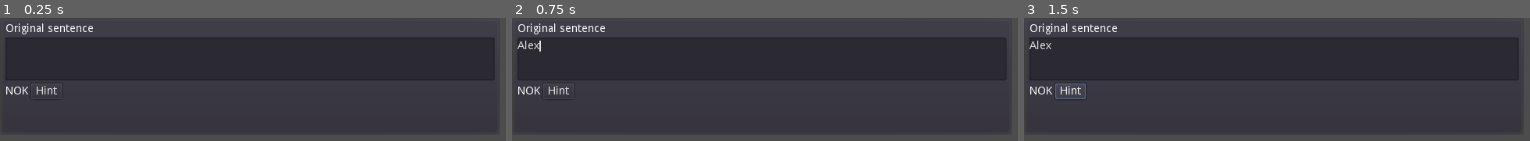
Above: before the commit, frames 1-3 (left to right).
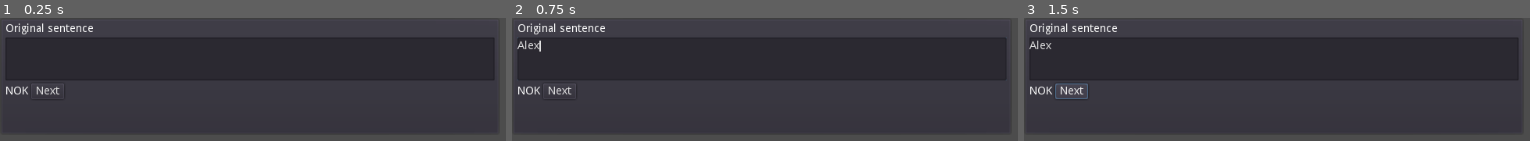
Above: after the commit, the same moments.

Repository: carllacan/langback
Game: Godot game, scene res://scenes/SentenceBox.tscn
Same seed, same stepped clock (60 frames per second), same inputs: the game is played once before the commit and once after it. This scene is started directly instead of the project's main scene.
Inputs (mouse positions are in pixels of both pictures, inside the frame that each line leads up to):
- Up to frame 1 (0.25 s): no input
- Up to frame 2 (0.75 s): click (759, 58) at 0.52 s; type "Alex" at 0.6 s
- Up to frame 3 (1.5 s): click "Hint" (after the commit: "Next") at 1.25 s

The runs differ from the first frame. In frame 1, 0.1% of the frame differs, in the area x 7-12%, y 55-63%; in frame 2, 0.1%; in frame 3, 0.2%, in the area x 7-13%, y 52-66%.
Error in both runs: Invalid get index '0' (on base: 'String'). (res://scripts/SentenceBox.gd:57)

Commit message:
Added next character shortcut

Diff:
--- a/project.godot
+++ b/project.godot
@@ -19,6 +19,14 @@
 run/main_scene="res://scenes/TextEntry.tscn"
 config/icon="res://icon.png"
 
+[input]
+
+next={
+"deadzone": 0.5,
+"events": [ Object(InputEventKey,"resource_local_to_scene":false,"resource_name":"","device":0,"alt":false,"shift":false,"control":true,"meta":false,"command":true,"pressed":false,"scancode":32,"unicode":0,"echo":false,"script":null)
+ ]
+}
+
 [rendering]
 
 environment/default_environment="res://default_env.tres"
--- a/scenes/SentenceBox.tscn
+++ b/scenes/SentenceBox.tscn
@@ -46,10 +46,10 @@
 
 [node name="HintButton" type="Button" parent="VBoxContainer/HBoxContainer"]
 margin_left = 33.0
-margin_right = 72.0
+margin_right = 75.0
 margin_bottom = 20.0
 size_flags_horizontal = 0
-text = "Hint"
+text = "Next"
 [connection signal="text_changed" from="VBoxContainer/UserTranslation" to="." method="_on_text_changed"]
+[connection signal="pressed" from="VBoxContainer/HBoxContainer/HintButton" to="." method="_on_HintButton_pressed"]
 [connection signal="pressed" from="VBoxContainer/HBoxContainer/HintButton" to="." method="_on_Button_pressed"]
-[connection signal="pressed" from="VBoxContainer/HBoxContainer/HintButton" to="." method="_on_HintButton_pressed"]
--- a/scripts/SentenceBox.gd
+++ b/scripts/SentenceBox.gd
@@ -59,7 +59,15 @@
 	return correct
 
 func _on_HintButton_pressed():
+	show_hint()
+
+func show_hint():
 	translation_box.text = original.substr(0, get_correct_characters()+1)
 	_on_text_changed() # manually changing the text does not trigger the signal, I have to call this manually
 	translation_box.grab_focus()
 	translation_box.cursor_set_column(len(translation_box.text), true)
+
+func _input(event):
+	if event.is_action_pressed("next"):
+		if translation_box.has_focus():
+			show_hint()
--- a/scripts/SentenceList.gd
+++ b/scripts/SentenceList.gd
@@ -24,5 +24,4 @@
 		last_sb = new_sb
 
 func _on_sentence_done(original):
-
 	emit_signal("sentence_done", original)
Not shown, added: export_presets.cfg
Not shown, added: todo.org
